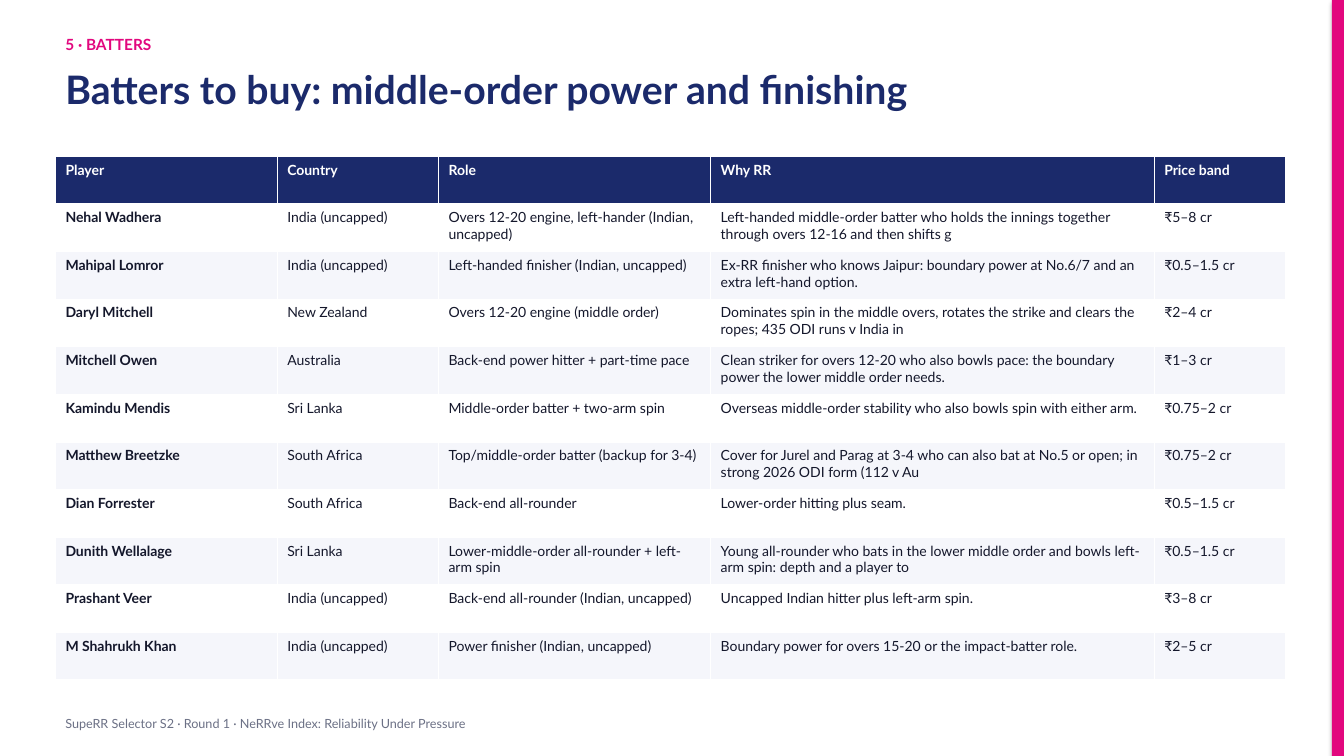
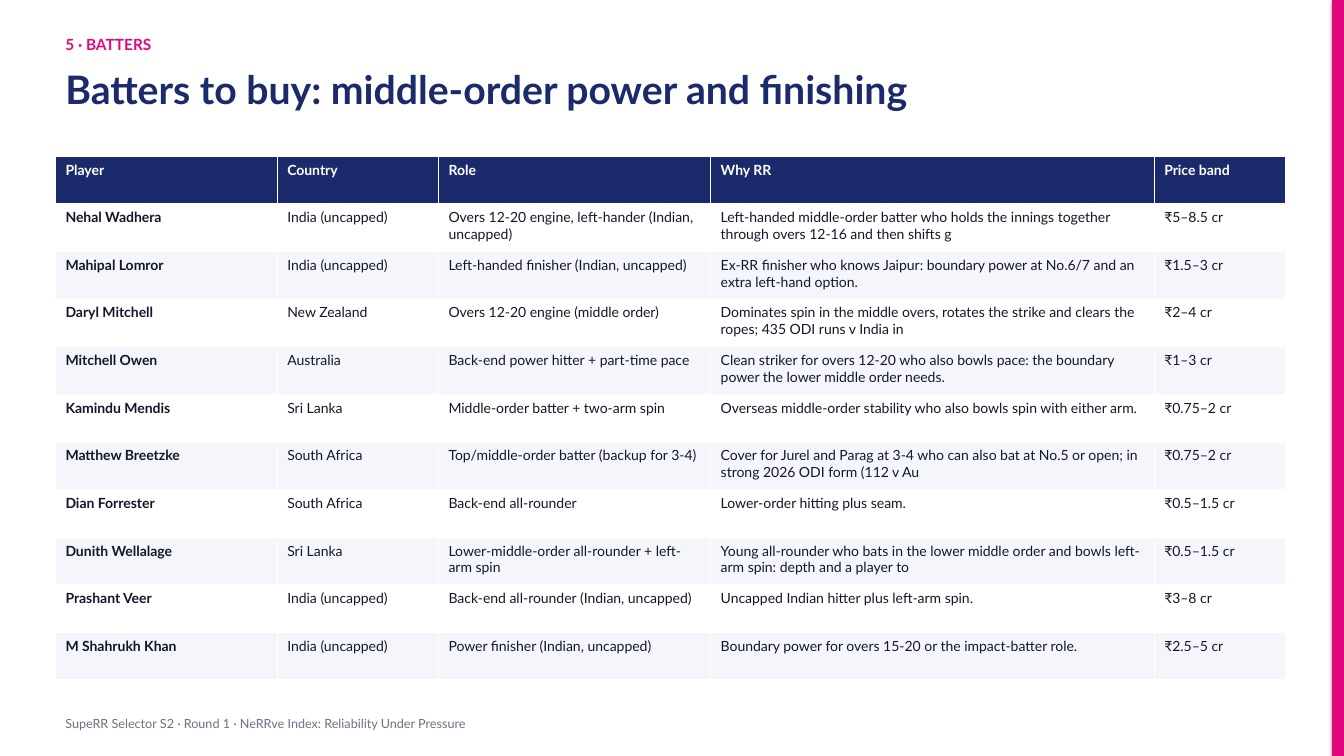
Before and after one commit to KoduruChandrasekhar/RRAuction-, a slide deck: slide 10 of submission/NeRRve_Deck.pptx. Drawn at 1344x756 pixels with LibreOffice and Linux fonts; fonts in the diff are those of the drawing. Boxes give left, top, right and bottom in pixels: in the first picture for what was removed or moved away, otherwise in the second. Text is boxed around its words. In the diff, an @@ line names an element or a change of style, - is before the commit and + after.

```diff
--- a/submission/NeRRve_Deck.pptx
+++ b/submission/NeRRve_Deck.pptx
@@ table at box(55, 156, 1286, 681) @@
-row 2, column 5: ₹5–8 cr
+row 2, column 5: ₹5–8.5 cr
-row 3, column 5: ₹0.5–1.5 cr
+row 3, column 5: ₹1.5–3 cr
-row 11, column 5: ₹2–5 cr
+row 11, column 5: ₹2.5–5 cr
```
Also in this commit, not shown: 7 other slides changed, 7 other files.
